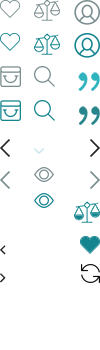
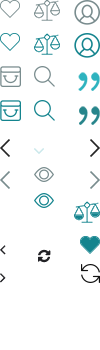
Comparing the layer stacks of the two w=100, h=350 images. Changes:
added layer "Фильтр" above "Фильтр-hover" over left=38, top=249, right=51, bottom=263
